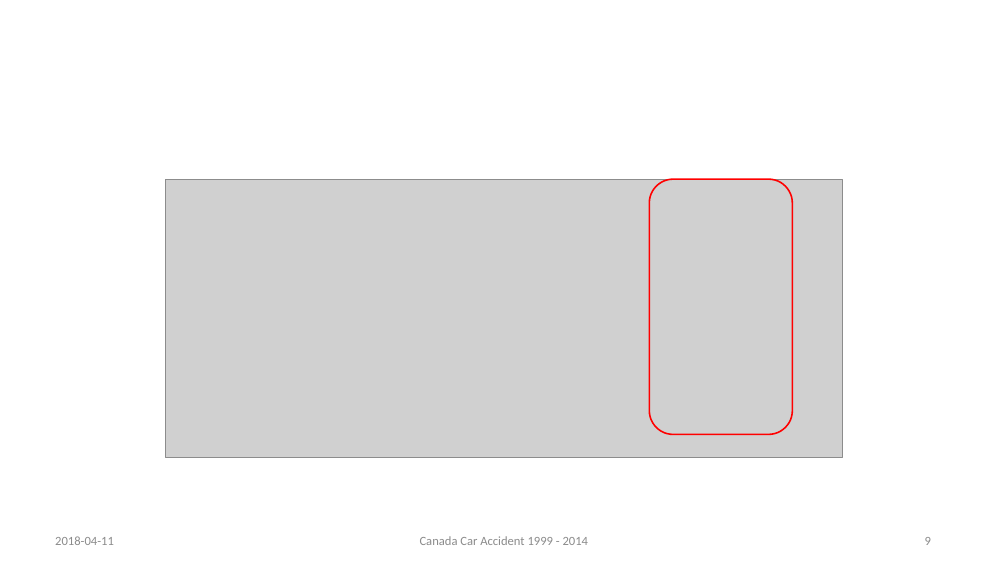
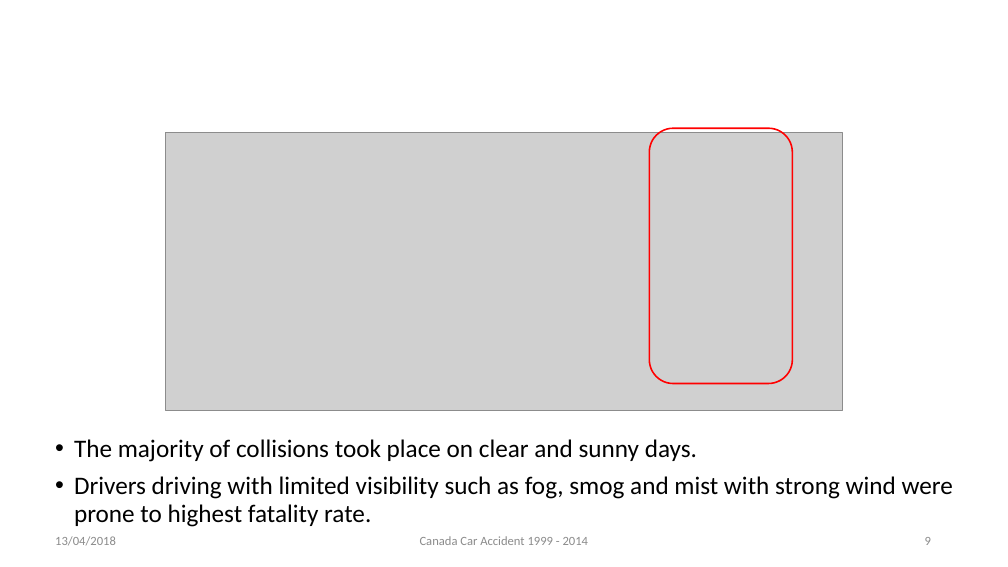
Before and after one commit to rynho/3250-G3, a slide deck: slide 9 of Deliverable/Presentation.pptx. Drawn at 1008x567 pixels with LibreOffice and Linux fonts; fonts in the diff are those of the drawing; grey boxes stand for pictures; background and template pictures are left out. Boxes give left, top, right and bottom in pixels: in the first picture for what was removed or moved away, otherwise in the second. Text is boxed around its words. In the diff, an @@ line names an element or a change of style, - is before the commit and + after.

```diff
--- a/Deliverable/Presentation.pptx
+++ b/Deliverable/Presentation.pptx
@@ picture: place and size @@
-picture at bbox=[166, 179, 842, 457]
+picture at bbox=[166, 132, 842, 411]
@@ rounded rectangle: place and size @@
-rounded rectangle at bbox=[650, 179, 792, 435]
+rounded rectangle at bbox=[650, 129, 792, 384]
@@ text added at bbox=[74, 439, 953, 527], 24 pt, text #000000 @@
+• The majority of collisions took place on clear and sunny days.
+• Drivers driving with limited visibility such as fog, smog and mist with strong wind were prone to highest fatality rate.
@@ text at bbox=[55, 536, 116, 545]: text changed @@
-2018-04-11
+13/04/2018
```
Also in this commit, not shown: 19 other slides changed, 8 other files.
